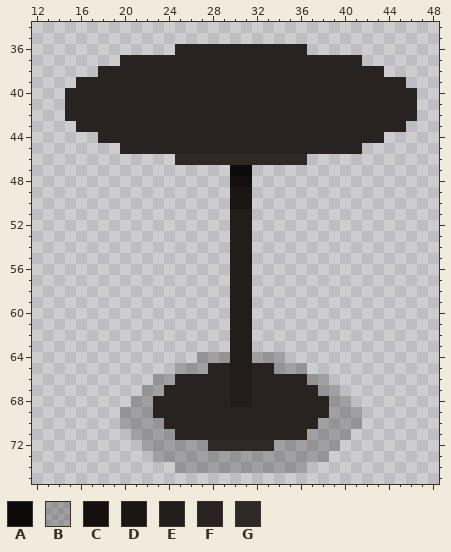
Sprite sheet -- Assets/table.png. The first picture shows the starting point.
The file is 256x320 pixels, drawn in blocks of 4x4; one block is one cell here. Colours within 5 levels of each other are drawn and written as one. Shown: x 12..48, y 34..75.
Palette (. is transparent): A #0d0b0a  B #100e0e3d  C #14100f  D #1b1614  E #221c1a  F #282321  G #2e2826
Pixels before, first column x 15:
36 ..........FFFFFFFFFFFF..........
37 .....FFFFFFFFFFFFFFFFFFFFFF.....
38 ...FFFFFFFFFFFFFFFFFFFFFFFFFF...
39 .FFFFFFFFFFFFFFFFFFFFFFFFFFFFFF.
40 FFFFFFFFFFFFFFFFFFFFFFFFFFFFFFFF
41 FFFFFFFFFFFFFFFFFFFFFFFFFFFFFFFF
42 FFFFFFFFFFFFFFFFFFFFFFFFFFFFFFFF
43 .FFFFFFFFFFFFFFFFFFFFFFFFFFFFFF.
44 ...FFFFFFFFFFFFFFFFFFFFFFFFFF...
45 .....FFFFFFFFFFFFFFFFFFFFFF.....
46 ..........GGGGGGGGGGGG..........
47 ...............AA...............
48 ...............CC...............
49 ...............DD...............
50 ...............DD...............
51 ...............EE...............
52 ...............EE...............
53 ...............EE...............
54 ...............EE...............
55 ...............EE...............
56 ...............EE...............
57 ...............EE...............
58 ...............EE...............
59 ...............EE...............
60 ...............EE...............
61 ...............EE...............
62 ...............EE...............
63 ...............EE...............
64 ............BBBEEBBB............
65 ..........BBBFFEEFFBBB..........
66 ........BBFFFFFEEFFFFFBB........
67 .......BBFFFFFFEEFFFFFFBB.......
68 ......BBFFFFFFFEEFFFFFFFBB......
69 .....BBBFFFFFFFFFFFFFFFFBBB.....
70 .....BBBBFFFFFFFFFFFFFFBBBB.....
71 ......BBBBFFFFFFFFFFFFBBBB......
72 .......BBBBBBGGGGGGBBBBBB.......
73 ........BBBBBBBBBBBBBBBB........
74 ..........BBBBBBBBBBBB..........
And afterwards:
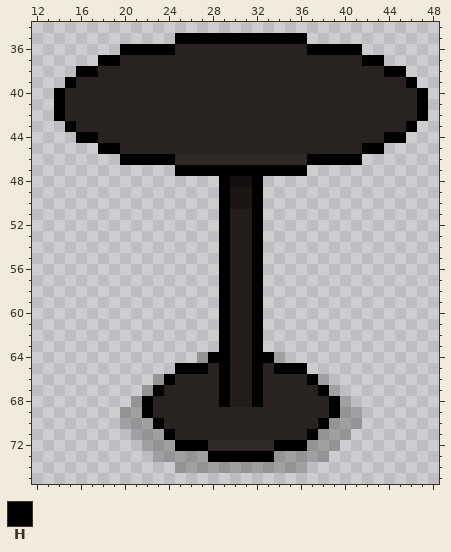
Colours new in this view: H #000000
Diff:
Colour H now appears in row 35 at x 25 to 36; in row 36 at x 20 to 24 and 37 to 41; in row 37 at x 18 to 19 and 42 to 43; in row 38 at x 16 to 17 and 44 to 45; in row 39 at x 15 and 46; in rows 40 to 42 at x 14 and 47.
Colour H now appears in row 43 at x 15 and 46; in row 44 at x 16 to 17 and 44 to 45; in row 45 at x 18 to 19 and 42 to 43; in row 46 at x 20 to 24 and 37 to 41; in row 47 at x 25 to 29 and 32 to 36; in rows 48 to 63 at x 29 and 32.
The author changed colour A to colour H in row 47 at x 30 to 31.
The author changed colour B to colour H in row 64 at x 28 to 29 and 32 to 33; in row 65 at x 25 to 27 and 34 to 36; in row 66 at x 24 and 37; in row 67 at x 23 and 38; in rows 68 to 69 at x 22 and 39; in row 70 at x 23 and 38.
The author changed colour B to colour H in row 71 at x 24 and 37; in row 72 at x 25 to 27 and 34 to 36; in row 73 at x 28 to 33.
The author changed colour F to colour H in rows 65 to 68 at x 29 and 32.
Changed places in both pictures, as pixel boxes (x1, y1, x2, y2):
changed: (54, 33, 428, 462)
